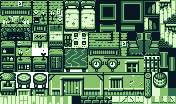
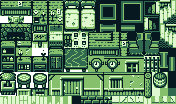
Comparing the layer stacks of the two 176×104 images. Changes:
painted on "RPG_interior.png" over [0, 16, 32, 96]
